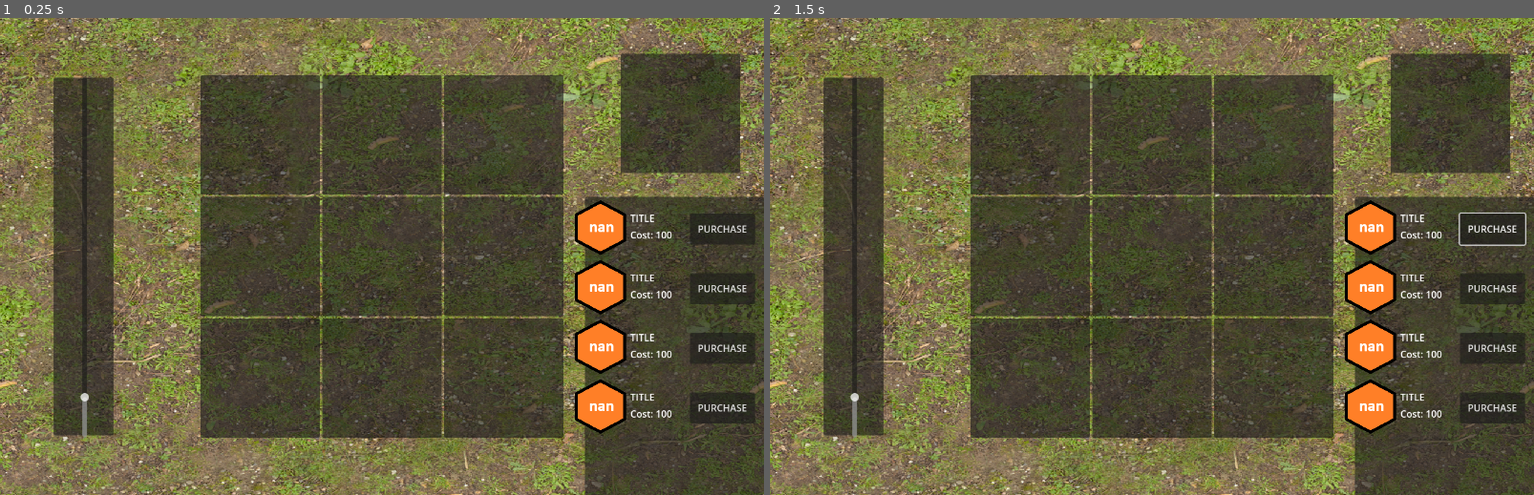
Above: before the commit, frames 1-2 (left to right).
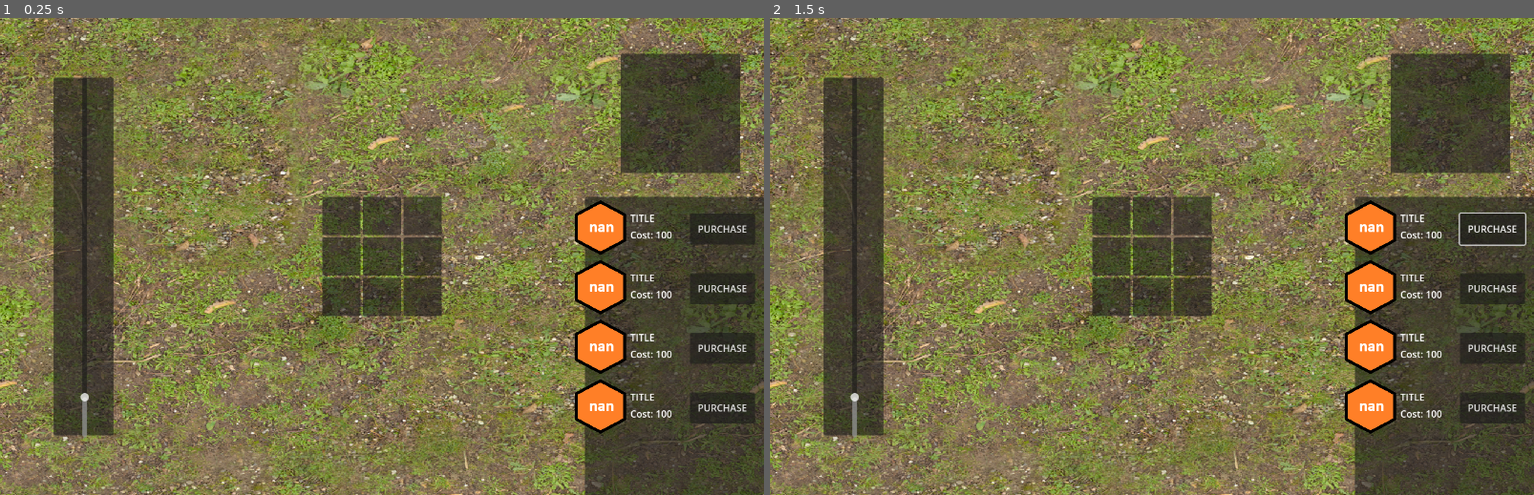
Above: after the commit, the same moments.

Repository: jintachi/GWJ85
Game: Godot game, scene res://scenes/main.tscn
Same seed, same stepped clock (60 frames per second), same inputs: the game is played once before the commit and once after it.
Inputs (mouse positions are in pixels of both pictures, inside the frame that each line leads up to):
- Up to frame 1 (0.25 s): no input
- Up to frame 2 (1.5 s): click "PURCHASE" at 0.5 s; tap Enter at 1.25 s; move the mouse to (1320, 232) at 1.27 s; hold E (turn_right) from 1.28 s (still down); click (1320, 232) at 1.42 s

The runs differ from the first frame. In frame 1, 32% of the frame differs, in the area x 26-74%, y 12-88%; in frame 2, 32%.

Commit message:
added cell_grid to main scene
added cell_grid to main scene

Diff:
--- a/scenes/main.tscn
+++ b/scenes/main.tscn
@@ -1,8 +1,9 @@
-[gd_scene load_steps=4 format=3 uid="uid://bf0e0l206u8xd"]
+[gd_scene load_steps=5 format=3 uid="uid://bf0e0l206u8xd"]
 
 [ext_resource type="Texture2D" uid="uid://cvwehbibylumi" path="res://assets/IMAGES/Ground003_1K-JPG_Color.jpg" id="1_o5qli"]
 [ext_resource type="Theme" uid="uid://b5ldjeqg05ylx" path="res://assets/THEMES/new_theme.tres" id="2_0wfyh"]
 [ext_resource type="PackedScene" uid="uid://dovf40pax5p1w" path="res://scenes/purchasable.tscn" id="2_sugp2"]
+[ext_resource type="PackedScene" uid="uid://dq4wge02pusmm" path="res://scenes/cell_system/cell_grid.tscn" id="4_jyhfs"]
 
 [node name="Main" type="Node"]
 
@@ -91,51 +92,14 @@
 anchor_top = 0.5
 anchor_right = 0.5
 anchor_bottom = 0.5
-offset_left = -50.0
-offset_top = -50.0
-offset_right = 50.0
-offset_bottom = 50.0
+offset_left = -100.0
+offset_top = -100.0
+offset_right = 100.0
+offset_bottom = 100.0
 grow_horizontal = 2
 grow_vertical = 2
 
-[node name="GridContainer" type="GridContainer" parent="UI/CenterContainer2"]
-layout_mode = 2
-columns = 3
-
-[node name="Panel" type="Panel" parent="UI/CenterContainer2/GridContainer"]
-custom_minimum_size = Vector2(200, 200)
-layout_mode = 2
-
-[node name="Panel2" type="Panel" parent="UI/CenterContainer2/GridContainer"]
-custom_minimum_size = Vector2(200, 200)
-layout_mode = 2
-
-[node name="Panel3" type="Panel" parent="UI/CenterContainer2/GridContainer"]
-custom_minimum_size = Vector2(200, 200)
-layout_mode = 2
-
-[node name="Panel4" type="Panel" parent="UI/CenterContainer2/GridContainer"]
-custom_minimum_size = Vector2(200, 200)
-layout_mode = 2
-
-[node name="Panel5" type="Panel" parent="UI/CenterContainer2/GridContainer"]
-custom_minimum_size = Vector2(200, 200)
-layout_mode = 2
-
-[node name="Panel6" type="Panel" parent="UI/CenterContainer2/GridContainer"]
-custom_minimum_size = Vector2(200, 200)
-layout_mode = 2
-
-[node name="Panel7" type="Panel" parent="UI/CenterContainer2/GridContainer"]
-custom_minimum_size = Vector2(200, 200)
-layout_mode = 2
-
-[node name="Panel8" type="Panel" parent="UI/CenterContainer2/GridContainer"]
-custom_minimum_size = Vector2(200, 200)
-layout_mode = 2
-
-[node name="Panel9" type="Panel" parent="UI/CenterContainer2/GridContainer"]
-custom_minimum_size = Vector2(200, 200)
+[node name="CellGrid" parent="UI/CenterContainer2" instance=ExtResource("4_jyhfs")]
 layout_mode = 2
 
 [node name="GameController" type="Node" parent="."]
